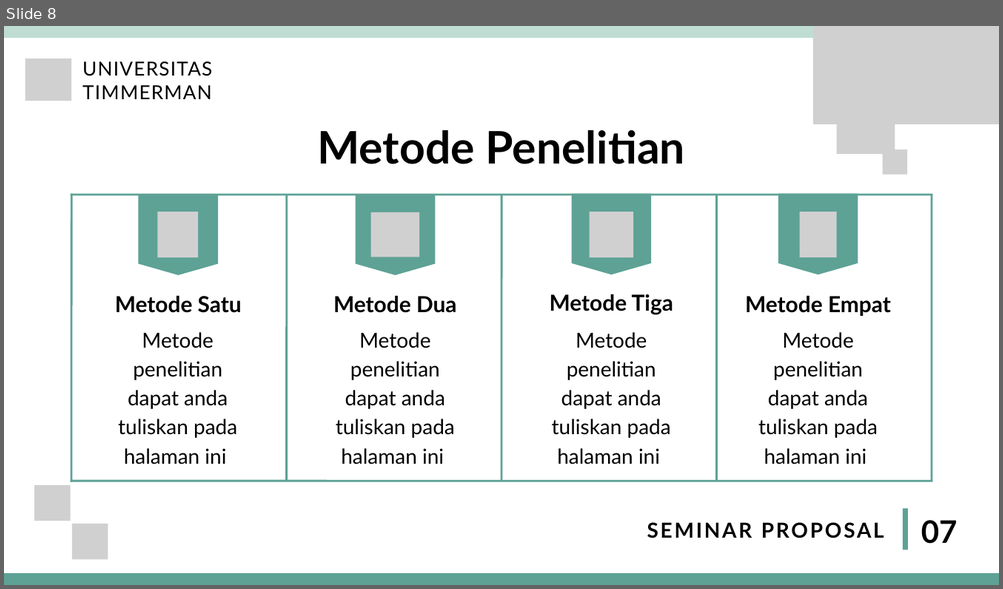
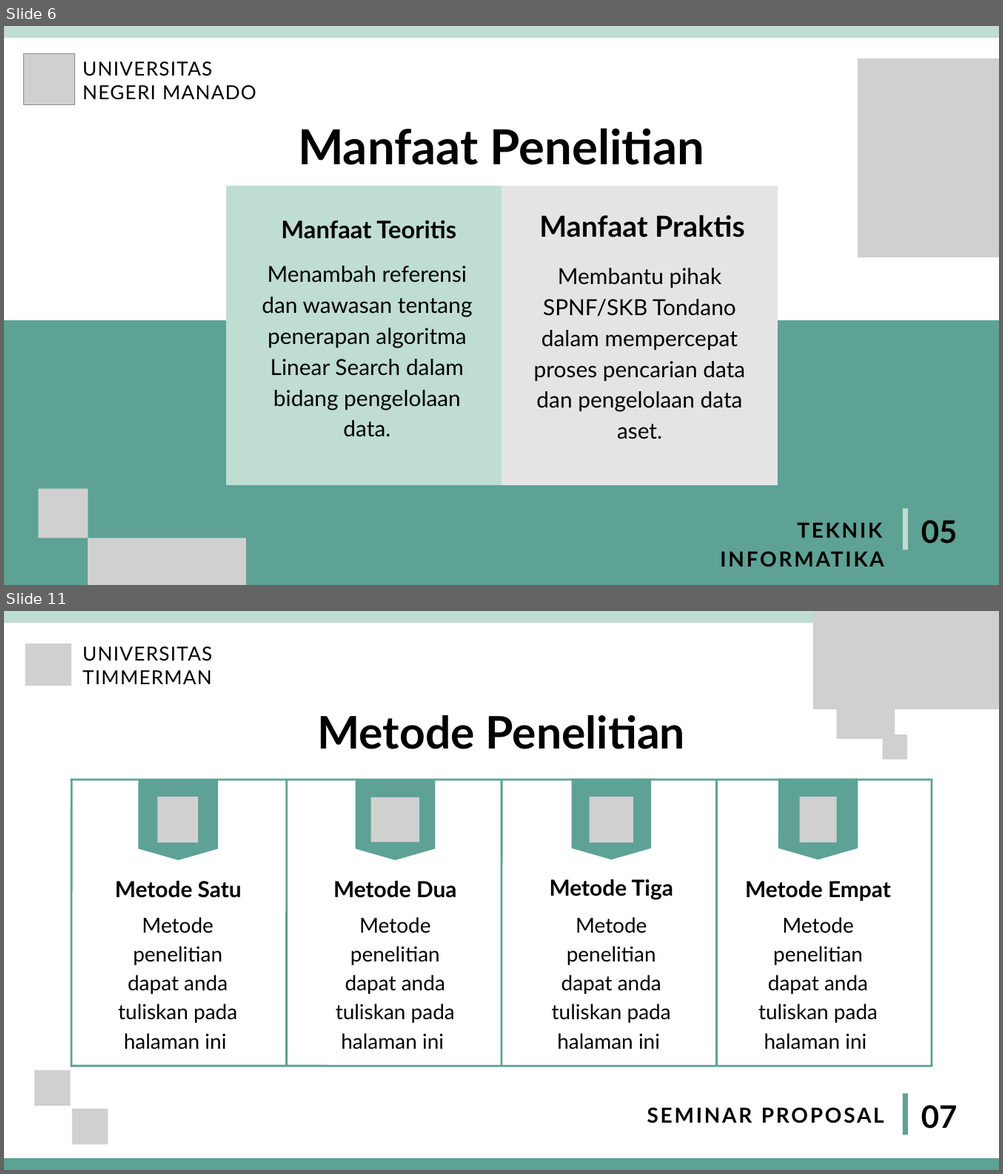
Before and after one commit to paulwenny/MyProposalSkripsi2020, a slide deck: PPT Ujian Proposal - Skripsi/PPT SEMPRO PAULINUS WENEHENUBUN 20210090.pptx. Shown one above the other, each under a label of ours: slide 8 before the commit, slides 6 and 11 after it; the slides between them are not shown. The pictures are 1003x589 and 1003x1174 pixels, drawn with LibreOffice and Linux fonts; fonts in the diff are those of the drawing; grey boxes stand for pictures. Boxes give left, top, right and bottom in pixels: in the first picture for what was removed or moved away, otherwise in the second. Text is boxed around its words. In the diff, an @@ line names an element or a change of style, - is before the commit and + after.

```diff
--- a/PPT Ujian Proposal - Skripsi/PPT SEMPRO PAULINUS WENEHENUBUN 20210090.pptx
+++ b/PPT Ujian Proposal - Skripsi/PPT SEMPRO PAULINUS WENEHENUBUN 20210090.pptx
@@ slide 6 added at (4, 26, 999, 585), background #FFFFFF @@
@@ freeform shape added at (4, 26, 999, 37), fill #BFDDD2 @@
@@ picture added at (23, 53, 74, 104) @@
@@ text added at (82, 62, 256, 100), 28 pt, text #000000 @@
+UNIVERSITAS
+NEGERI MANADO
@@ picture added at (857, 59, 999, 257) @@
@@ text added at (298, 128, 705, 165), 70 pt, text #000000, bold @@
+Manfaat Penelitian
@@ freeform shape added at (226, 186, 501, 486), fill #BFDDD2 @@
@@ freeform shape added at (502, 186, 777, 486), fill #E4E4E4 @@
@@ text added at (281, 220, 456, 239), 35 pt, text #000000, bold @@
+Manfaat Teoritis
@@ text added at (539, 215, 745, 238), 42 pt, text #000000, bold @@
+Manfaat Praktis
@@ text added at (262, 266, 472, 437), 32 pt, text #000000 @@
+Menambah referensi dan wawasan tentang penerapan algoritma Linear Search dalam bidang pengelolaan data.
@@ text added at (534, 268, 745, 440), 32 pt, text #000000 @@
+Membantu pihak SPNF/SKB Tondano dalam mempercepat proses pencarian data dan pengelolaan data aset.
@@ freeform shape added at (4, 321, 999, 585), fill #5DA295 @@
@@ picture added at (38, 489, 88, 538) @@
@@ line added from (905, 509) to (905, 550), #BFDDD2 7.5 pt @@
@@ text added at (720, 523, 884, 567), 30 pt, text #000000, bold @@
+TEKNIK INFORMATIKA
@@ text added at (921, 520, 957, 544), 45 pt, text #000000, bold @@
+05
@@ picture added at (88, 538, 246, 585) @@
@@ what was slide 8 is now slide 11 @@
```
Also in this commit, not shown: 6 slides changed, 4 other slides added, 2 slides removed.
